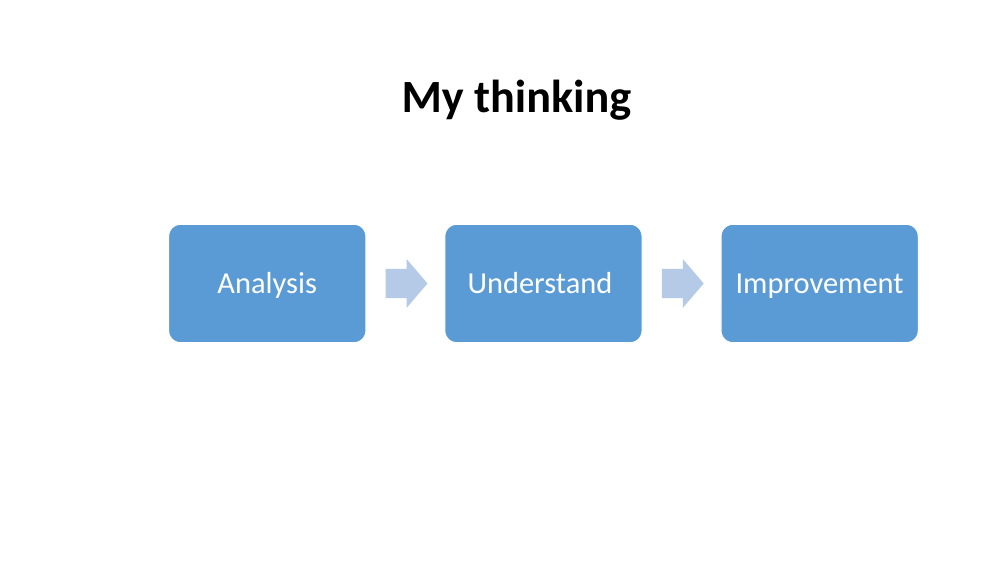
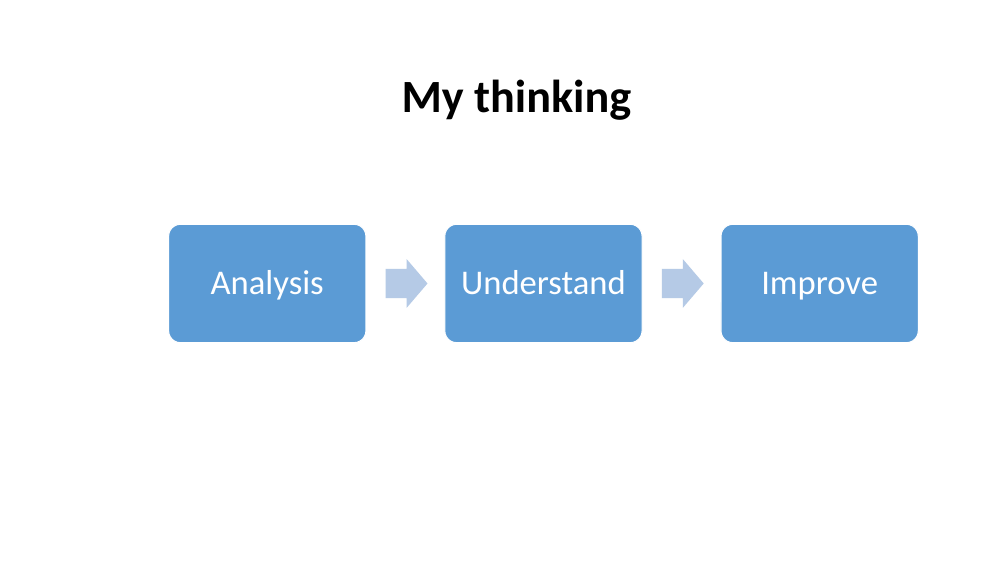
Before and after one commit to xfdywy/RL, a slide deck: slide 22 of FirstSeminar/ThurDRL.pptx. Drawn at 1008x567 pixels with LibreOffice and Linux fonts; fonts in the diff are those of the drawing. Boxes give left, top, right and bottom in pixels: in the first picture for what was removed or moved away, otherwise in the second. Text is boxed around its words. In the diff, an @@ line names an element or a change of style, - is before the commit and + after.

Commit message:
final!

```diff
--- a/FirstSeminar/ThurDRL.pptx
+++ b/FirstSeminar/ThurDRL.pptx
@@ text "Analysis" at <box>211,270,324,300</box>: size 29 to 33 pt; more space between paragraphs @@
@@ text "Understand" at <box>461,270,626,294</box>: size 29 to 33 pt; more space between paragraphs @@
@@ text at <box>761,272,878,300</box>: text changed; size 29 to 33 pt @@
-Improvement
+Improve
```
